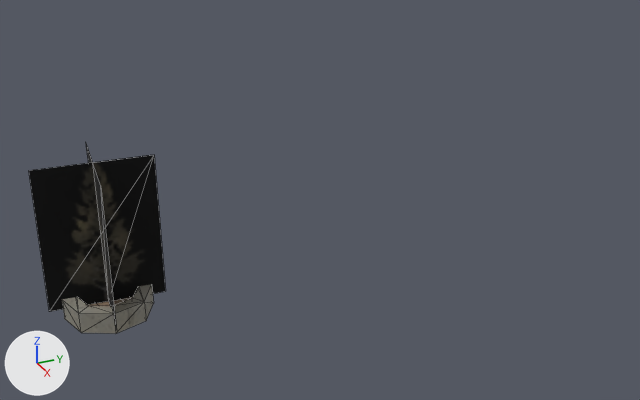
Before and after pictures for a commit that changed the OBJ model examples/vehicle-playground/res/models/urban/procgen-procpain-tree-park-pine-large-x2z0.obj.
Rendered twice from a 50 mm camera at (20.6, -27.2, 26.4) aimed at (-23.5, -7.4, 4.3). The lights are fixed; the arrows at lower left show +X, +Y and +Z. The picture after the commit comes second. Mesh edges are drawn as thin lines. Where no turn or scale is listed for an object, it has been applied to the vertices. Vertices at exactly the same position are counted once.

Before the edit, the objects in view are built like this:
```python
me_procgen_procpain_tree_park_pine_large_x2z0 = bpy.data.meshes.new('procgen-procpain-tree-park-pine-large-x2z0')
me_procgen_procpain_tree_park_pine_large_x2z0.from_pydata(...)  # 42 vertices, 68 faces; spans x -26.47..-20.09, y -23.62..-17.24, z 0.0..8.98
# faces by material slot: [8, 54, 6]
me_procgen_procpain_tree_park_pine_large_x2z0.materials.append(mat_treeb)  # picture img_treeb_png
me_procgen_procpain_tree_park_pine_large_x2z0.materials.append(mat_concretesmooth)  # picture img_tiles_png
me_procgen_procpain_tree_park_pine_large_x2z0.materials.append(mat_dirt)  # picture img_dirt_png
ob_procgen_procpain_tree_park_pine_large_x2z0 = bpy.data.objects.new('procgen-procpain-tree-park-pine-large-x2z0', me_procgen_procpain_tree_park_pine_large_x2z0)
ob_procgen_procpain_tree_park_pine_large_x2z0.location = (0.0, 0.0, 0.0)
```
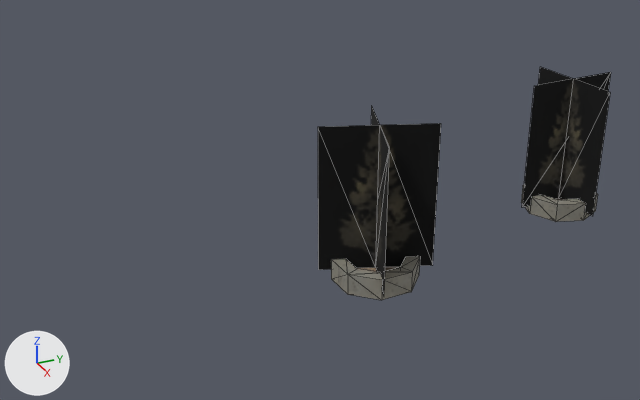
The change, as a diff of the scene's bpy script:
```diff
--- a/examples/vehicle-playground/res/models/urban/procgen-procpain-tree-park-pine-large-x2z0.obj.py
+++ b/examples/vehicle-playground/res/models/urban/procgen-procpain-tree-park-pine-large-x2z0.obj.py
@@ me_procgen_procpain_tree_park_pine_large_x2z0 @@
 # used by ob_procgen_procpain_tree_park_pine_large_x2z0; location = (0.0, 0.0, 0.0)
 # verts and faces of me_procgen_procpain_tree_park_pine_large_x2z0; kept vertices keep their numbers, new ones are numbered from 42
-me_procgen_procpain_tree_park_pine_large_x2z0.from_pydata(...)  # 42 vertices, 68 faces; spans x -26.47..-20.09, y -23.62..-17.24, z 0.0..8.98
+me_procgen_procpain_tree_park_pine_large_x2z0.from_pydata(...)  # 84 vertices, 136 faces; spans x -27.54..-17.3, y -8.31..14.62, z 0.0..9.68
+# me_procgen_procpain_tree_park_pine_large_x2z0 part 1: the loose piece of 10 vertices spanning x -26.47..-20.09, y -23.62..-17.24, z 0.62..8.98 is turned -105.3 degrees about the z axis through its middle and scaled by 1.08, then moved by (2.73, 15.36, 0.38)
+# me_procgen_procpain_tree_park_pine_large_x2z0 part 2: the loose piece of 32 vertices spanning x -25.73..-20.83, y -22.88..-17.98, z 0.0..1.23 is turned -105.3 degrees about the z axis through its middle and scaled by 1.08, then moved by (2.73, 15.36, 0.05)
+# me_procgen_procpain_tree_park_pine_large_x2z0 part 3: the loose piece of 32 vertices spanning x -25.73..-20.83, y -22.88..-17.98, z 0.0..1.23 is copied, and the copy is multiplied about its middle by the matrix ((1.024, -0.147, 0.0), (0.147, 1.024, 0.0), (0.0, 0.0, 1.034)), then moved by (-0.96, 31.75, 0.02); it spans x -26.78..-21.7, y 8.78..13.86, z 0.0..1.27
+# me_procgen_procpain_tree_park_pine_large_x2z0 part 4
+verts[42] = (-24.24, 11.32, 0.64)  # pixel (558, 198)
+verts[43] = (-20.94, 11.54, 0.64)  # pixel (592, 216)
+verts[44] = (-27.54, 11.11, 0.64)
+verts[45] = (-24.45, 14.62, 0.64)
+verts[46] = (-24.02, 8.02, 0.64)  # pixel (521, 207)
+for new, old in zip([*range(47, 52)], [*range(42, 47)]): verts[new] = verts[old] + (0.0, 0.0, 8.65)
+faces += [(42, 48, 43), (42, 47, 48), (42, 44, 47), (44, 49, 47), (42, 45, 50), (42, 50, 46)]  # mat_treeb (picture img_treeb_png)
+faces += [(46, 50, 51), (47, 51, 50)]  # mat_treeb (picture img_treeb_png)
 me_procgen_procpain_tree_park_pine_large_x2z0.materials.append(mat_treeb)
```

Where the change shows, as pixel boxes (x1, y1, x2, y2) in the pictures (640 x 400 px; the box of a moved part takes in the faces that stretch with it):
'procgen-procpain-tree-park-pine-large-x2z0', reshaped (113% wider, 23% taller)
    before: (29, 144, 166, 333)
    after: (318, 67, 611, 300)
part 1 of me_procgen_procpain_tree_park_pine_large_x2z0, moved or reshaped
    before: (29, 144, 166, 330)
    after: (318, 107, 441, 296)
part 2 of me_procgen_procpain_tree_park_pine_large_x2z0, moved or reshaped
    before: (62, 284, 153, 333)
    after: (331, 256, 420, 300)
part 3 of me_procgen_procpain_tree_park_pine_large_x2z0, added
    after: (521, 185, 598, 222)
part 4 of me_procgen_procpain_tree_park_pine_large_x2z0, added
    after: (522, 67, 611, 216)
